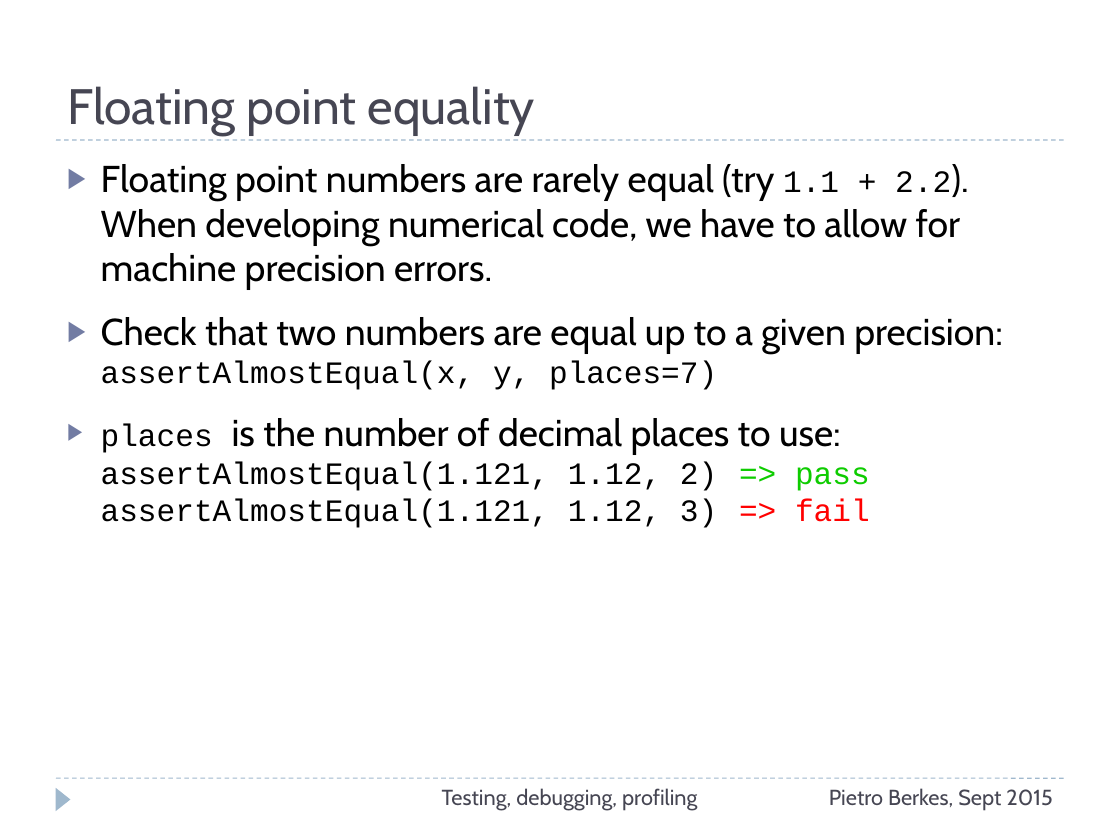
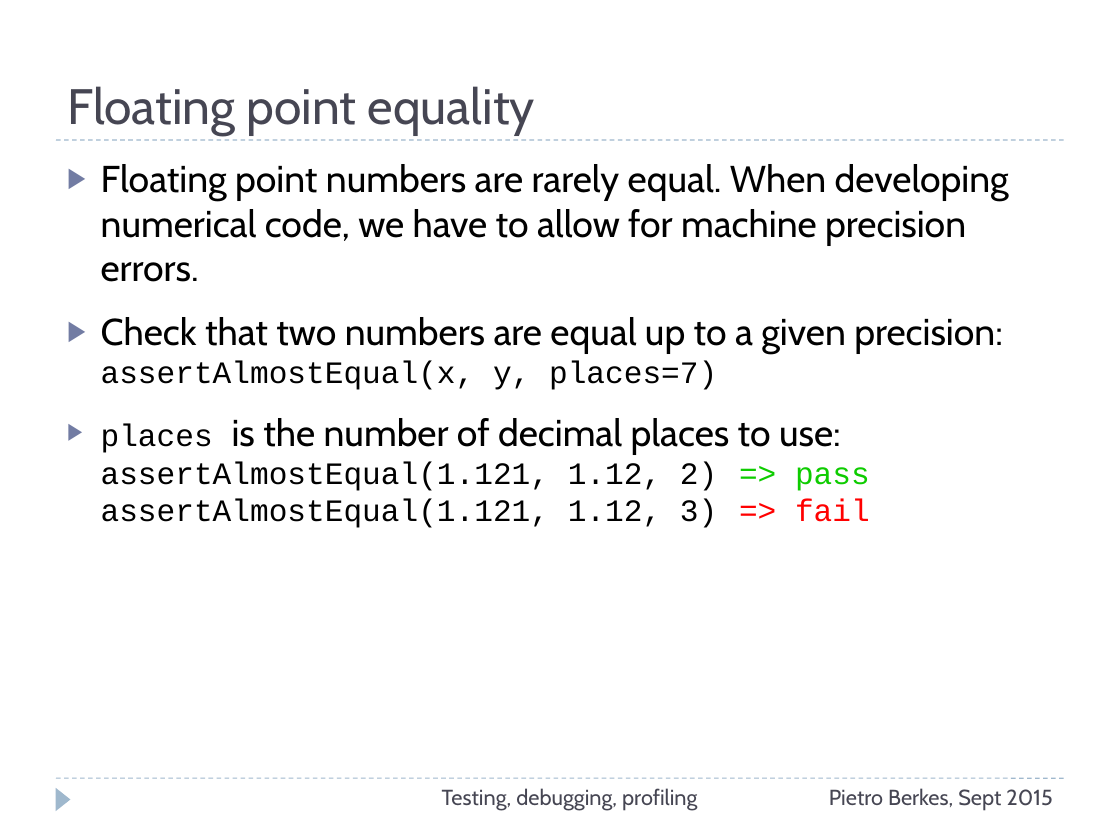
Before and after one commit to ASPP/testing_debugging_profiling, a slide deck: slide 25 of testing-debugging-profiling.pptx (slide 27 before the commit). Drawn at 1120x840 pixels with LibreOffice and Linux fonts; fonts in the diff are those of the drawing. Boxes give left, top, right and bottom in pixels: in the first picture for what was removed or moved away, otherwise in the second. Text is boxed around its words. In the diff, an @@ line names an element or a change of style, - is before the commit and + after.

```diff
--- a/testing-debugging-profiling.pptx
+++ b/testing-debugging-profiling.pptx
@@ text at (x1=101, y1=164, x2=1009, y2=282): text changed @@
-▶ Floating point numbers are rarely equal (try 1.1 + 2.2). When developing numerical code, we have to allow for machine precision errors.
+▶ Floating point numbers are rarely equal. When developing numerical code, we have to allow for machine precision errors.
```
Also in this commit, not shown: 15 other slides changed, 1 slide added, 2 slides removed, 2 other files.
